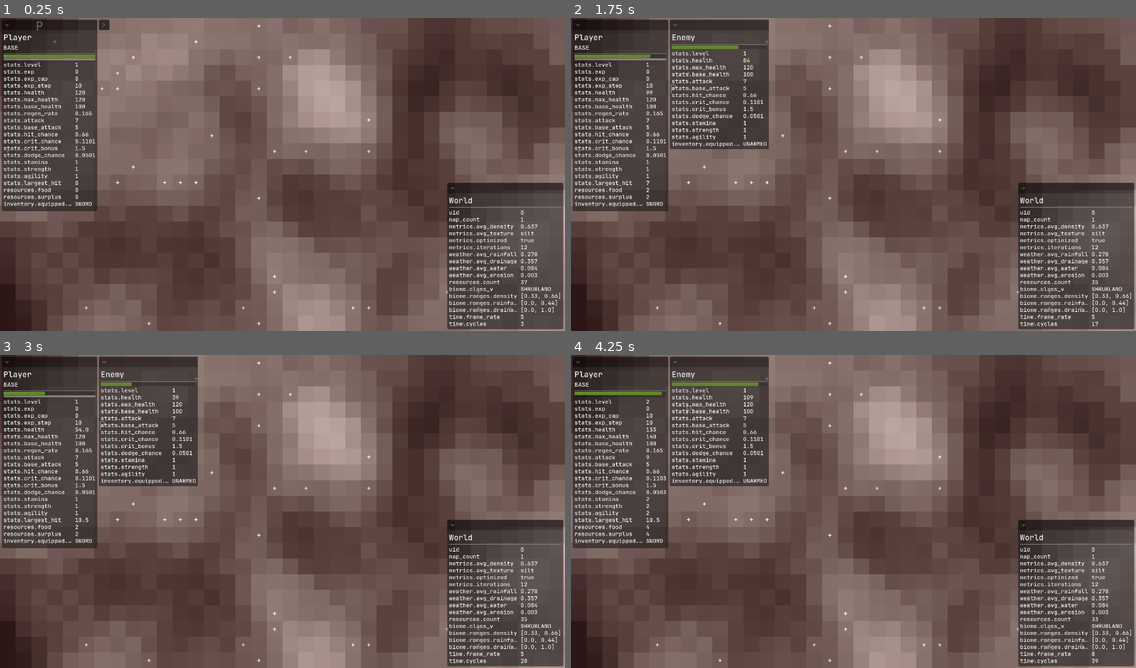
Above: before the commit, frames 1-4 (two rows, left to right).
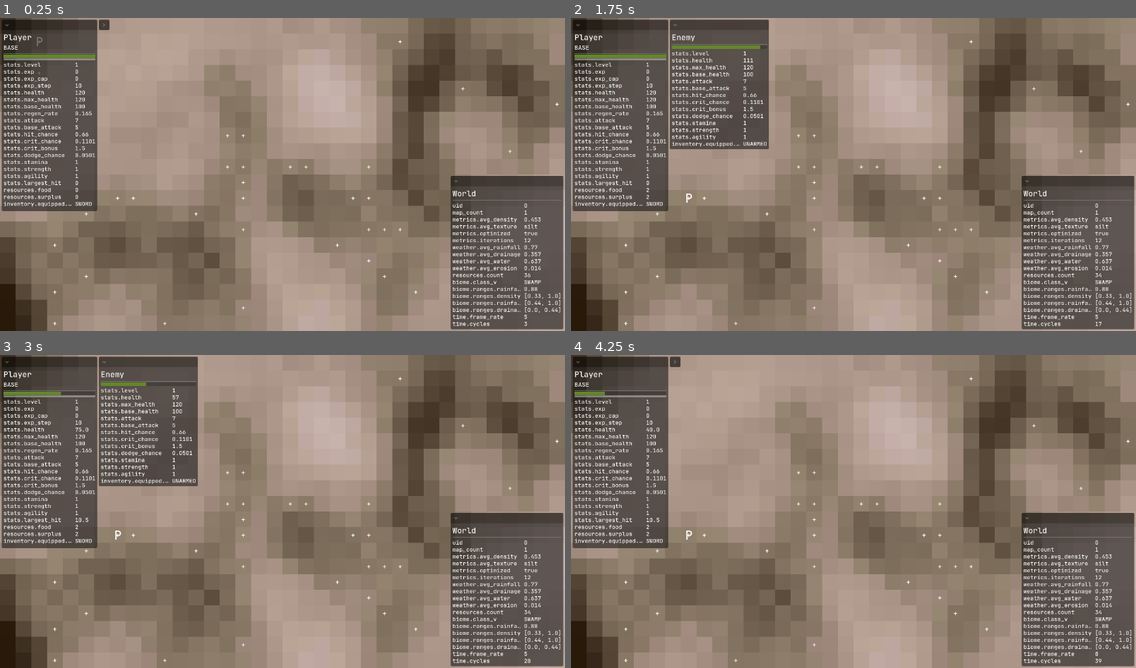
Above: after the commit, the same moments.

Repository: crystalfiction/rpg-simulator
Game: Godot game, scene res://src/controllers/world/world_controller.tscn
The game is run twice, just before and just after one commit, with the same random seed, the same clock (stepped at 60 frames per second) and the same inputs.
Inputs:
- Up to frame 1 (0.25 s): no input
- Up to frame 2 (1.75 s): hold - (world_tick_dec) 0.53-1.28 s; tap = (world_tick_inc) at 1.35 s
- Up to frame 3 (3 s): hold - (world_tick_dec) 2.03-2.78 s; tap = (world_tick_inc) at 2.85 s
- Up to frame 4 (4.25 s): hold - (world_tick_dec) from 3.53 s (still down)

The runs differ from the first frame. In frame 1, 76% of the frame differs, in the area x 0-100%, y 0-100%; in frame 2, 69%; in frame 3, 69%; in frame 4, 76%.

Commit message:
tweaking biome factoring

Diff:
--- a/src/controllers/world/resource_controller.gd
+++ b/src/controllers/world/resource_controller.gd
@@ -8,7 +8,7 @@
 var resources_optimized = null
 var resource_count = 0
 
-var food_factor = 0.11 # chance to generate food on a given tile
+var food_factor = 0.22 # chance to generate food on a given tile
 
 
 # Resource Generation
--- a/src/controllers/world/terrain_controller.gd
+++ b/src/controllers/world/terrain_controller.gd
@@ -134,17 +134,9 @@
 			avg_textures.append(new_t[3])
 			count += 1
 
-	# determine if biome has been evaluated,
-	var sd_min = self.soil_density_min
-	var sd_max = self.soil_density_max
-	if terrain.data.biome != null:
-		var biome = terrain.data.biome
-		sd_min = biome.data.ranges.density[0]
-		sd_max = biome.data.ranges.density[1]
-
 	# apply normalization to terrain soil density
 	# according to biome if one exists
-	var norm_soil = _normalize_soil(tile_map, sd_min, sd_max)
+	var norm_soil = _normalize_soil(tile_map)
 	tile_map = norm_soil[0]
 	avg_density = norm_soil[1]
 
@@ -455,21 +447,22 @@
 ## processes the controller's time cycle
 func _process_cycle(curr_world: Sprite2D):
 	## General terrain cycle logic
-		if curr_world:
-			# if no resources left in terrain,
-			var current_terrain = curr_world.data.terrain
-			var resources = self.Utils.get_resources(current_terrain.data.tile_map)
-			var is_resources = !resources.is_empty()
-			if !is_resources:
-				# flag terrain map complete
-				curr_world.data.terrain.data.map_complete = true
-				FileLogger.log_message(self , "No resources found, initializing new map.")
-
-			# check map completion regardless of time cycle state
-			if curr_world.data.terrain.data.map_complete:
-				var curr_terrain = curr_world.data.terrain
-				# initialize a new terrain
-				_generate_terrain(curr_terrain)
+	# ignore time cycle
+	if curr_world:
+		# if no resources left in terrain,
+		var current_terrain = curr_world.data.terrain
+		var resources = self.Utils.get_resources(current_terrain.data.tile_map)
+		var is_resources = !resources.is_empty()
+		if !is_resources:
+			# flag terrain map complete
+			curr_world.data.terrain.data.map_complete = true
+			FileLogger.log_message(self , "No resources found, initializing new map.")
+
+		# check map completion regardless of time cycle state
+		if curr_world.data.terrain.data.map_complete:
+			var curr_terrain = curr_world.data.terrain
+			# initialize a new terrain
+			_generate_terrain(curr_terrain)
 
 # Called every frame. 'delta' is the elapsed time since the previous frame.
 func _process(delta: float) -> void:
--- a/src/controllers/world/weather_controller.gd
+++ b/src/controllers/world/weather_controller.gd
@@ -75,7 +75,7 @@
 			var erosion = (
 				((w.data.weather.water) *
 				(1 - w.data.weather.drainage) *
-				(1 - w.data.terrain.density ** 2)) * erosion_factor
+				(1 - w.data.terrain.density)) * erosion_factor
 			)
 			w.data.weather.erosion = erosion
 			# update metrics
@@ -131,14 +131,15 @@
 	return metrics
 
 ## processes weather for the current weather_map
-func _optimize_weather(curr_terrain: Array) -> Array:
+func _optimize_weather(curr_terrain: Terrain) -> Terrain:
 	FileLogger.log_message(self , "Optimizing weather...")
 
 	# calculate features
+	var tile_map = curr_terrain.data.tile_map
 	var new_metrics: Dictionary
-	var water_metrics = _calculate_water(curr_terrain)
+	var water_metrics = _calculate_water(tile_map)
 	new_metrics.merge(water_metrics)
-	var erosion_metrics = _calculate_erosion(curr_terrain)
+	var erosion_metrics = _calculate_erosion(tile_map)
 	new_metrics.merge(erosion_metrics)
 
 	## TODO: optimize features with metrics
@@ -147,8 +148,8 @@
 	self.weather_metrics = new_metrics
 
 	# run weather erosion cycle
-	var n_cycles = 1
-	var final: Array = curr_terrain
+	var n_cycles = 3
+	var final: Array = curr_terrain.data.tile_map
 	for i in range(n_cycles):
 		# apply erosion
 		final = _apply_erosion(final)
@@ -164,28 +165,41 @@
 		FileLogger.log_message(self , msg)
 
 	# curr_terrain is optimized and valid
-	erosion_complete = true
-
-	weather_iterations += 1
-	weather_optimized = true
-
-	return final
-
-
-# Weather Initialization
-
-## initializes the weather system controller
-func init_controller() -> void:
+	self.erosion_complete = true
+
+	self.weather_iterations += 1
+	self.weather_optimized = true
+
+	tile_map = final
+	curr_terrain.data.tile_map = tile_map
+	return curr_terrain
+
+func _calculate_rainfall(curr_terrain: Terrain) -> void:
 	# check if biome exists
-	var biome = self.terrain.data.biome
+	var biome = curr_terrain.data.biome
 	if biome == null:
-		rainfall = randf_range(
+		self.rainfall = randf_range(
 			rainfall_min,
 			rainfall_max)
 	else:
-		rainfall = randf_range(
-			biome.data.ranges.rainfall[0],
-			biome.data.ranges.rainfall[1])
+		var r = randf_range(0, 1)
+		var rainfall_chance = biome.data.ranges.rainfall_chance
+		if r <= rainfall_chance:
+			self.rainfall = randf_range(
+				biome.data.ranges.rainfall[0],
+				biome.data.ranges.rainfall[1])
+		else:
+			self.rainfall = 0.0
+
+
+# Weather Initialization
+
+## initializes the weather system controller
+func init_controller() -> void:
+	# check biome
+	var biome = self.terrain.data.biome if self.terrain.data.biome != null else null
+	# calculate rain
+	_calculate_rainfall(self.terrain)
 
 	# init features
 	var tile_map = self.terrain.data.tile_map
@@ -214,12 +228,12 @@
 				t.data.weather = {
 					"rainfall": rainfall,
 					"drainage": drainage,
-					"water": 0.0,
-					"erosion": 0.0
+					"water": t.data.weather.water,
+					"erosion": t.data.weather.erosion
 				}
 
 	# optimize weather
-	tile_map = _optimize_weather(tile_map)
+	self.terrain = _optimize_weather(self.terrain)
 
 	# reset metrics
 	weather_iterations = 0
@@ -244,8 +258,19 @@
 
 ## processes weather-level terrain data
 func _process_weather():
-	pass
+	var time_controller = self.parent.parent.time_controller
+	if time_controller:
+		var weather_interval = 7
+		if time_controller.cycling && (
+			int(time_controller.cycles) % weather_interval == 0
+		):
+			# # calculate weather cycle
+			# _calculate_rainfall(self.terrain)
+			# # update terrain
+			# self.terrain.data.weather = self.weather_metrics
+			# self.terrain.data.on_change.call()
+			pass
 
 # Called every frame. 'delta' is the elapsed time since the previous frame.
 func _process(delta: float) -> void:
-	pass
+	_process_weather()
--- a/src/entities/world/terrain/biomes/biome.gd
+++ b/src/entities/world/terrain/biomes/biome.gd
@@ -19,6 +19,7 @@
 	"avg_rainfall": 0.0,
 	"avg_drainage": 0.0,
 	"ranges": {
+		"rainfall_chance": 0.00,
 		"density": [0.00, 0.00],
 		"rainfall": [0.00, 0.00],
 		"drainage": [0.00, 0.00]
@@ -31,37 +32,45 @@
 	var key = BiomeClass.find_key(curr_biome)
 	return key
 
-func _calculate_biome_ranges() -> Dictionary:
+func _calculate_biome_data() -> Dictionary:
 	var density = [0.00, 0.00]
 	var rainfall = [0.00, 0.00]
 	var drainage = [0.00, 0.00]
+	var rainfall_chance = 0.0
 	match self.Class:
 		BiomeClass.DESERT:
+			rainfall_chance = 0.22
 			density = [0.00, 1.00]
 			rainfall = [0.00, 0.44]
 			drainage = [0.44, 1.00]
 		BiomeClass.SHRUBLAND:
+			rainfall_chance = 0.44
 			density = [0.33, 0.66]
 			rainfall = [0.00, 0.44]
 			drainage = [0.00, 1.00]
 		BiomeClass.GRASSLAND:
+			rainfall_chance = 0.66
 			density = [0.33, 0.66]
 			rainfall = [0.22, 0.66]
 			drainage = [0.22, 0.88]
 		BiomeClass.FOREST:
+			rainfall_chance = 0.66
 			density = [0.33, 0.88]
 			rainfall = [0.44, 0.66]
 			drainage = [0.44, 0.88]
 		BiomeClass.TROPICAL:
+			rainfall_chance = 0.88
 			density = [0.33, 1.00]
 			rainfall = [0.88, 1.00]
 			drainage = [0.44, 1.00]
 		BiomeClass.SWAMP:
+			rainfall_chance = 0.88
 			density = [0.33, 1.00]
 			rainfall = [0.44, 1.00]
 			drainage = [0.00, 0.44]
 
 	var new_ranges = {
+		"rainfall_chance": rainfall_chance,
 		"density": density,
 		"rainfall": rainfall,
 		"drainage": drainage
@@ -124,4 +133,4 @@
 	self.data.class = self.Class
 	self.data.class_v = get_biome_class_string()
 	# calculate biome terrain ranges
-	self.data.ranges = _calculate_biome_ranges()
+	self.data.ranges = _calculate_biome_data()
--- a/src/entities/world/terrain/tiles/tile.gd
+++ b/src/entities/world/terrain/tiles/tile.gd
@@ -78,6 +78,7 @@
 	# update color
 	self.tile_terrain.color = new_color
 
+
 # determines which label text to render given tile data
 func _update_label_text(tile_data: Dictionary):
 	# check for tile data to label in order of importance
